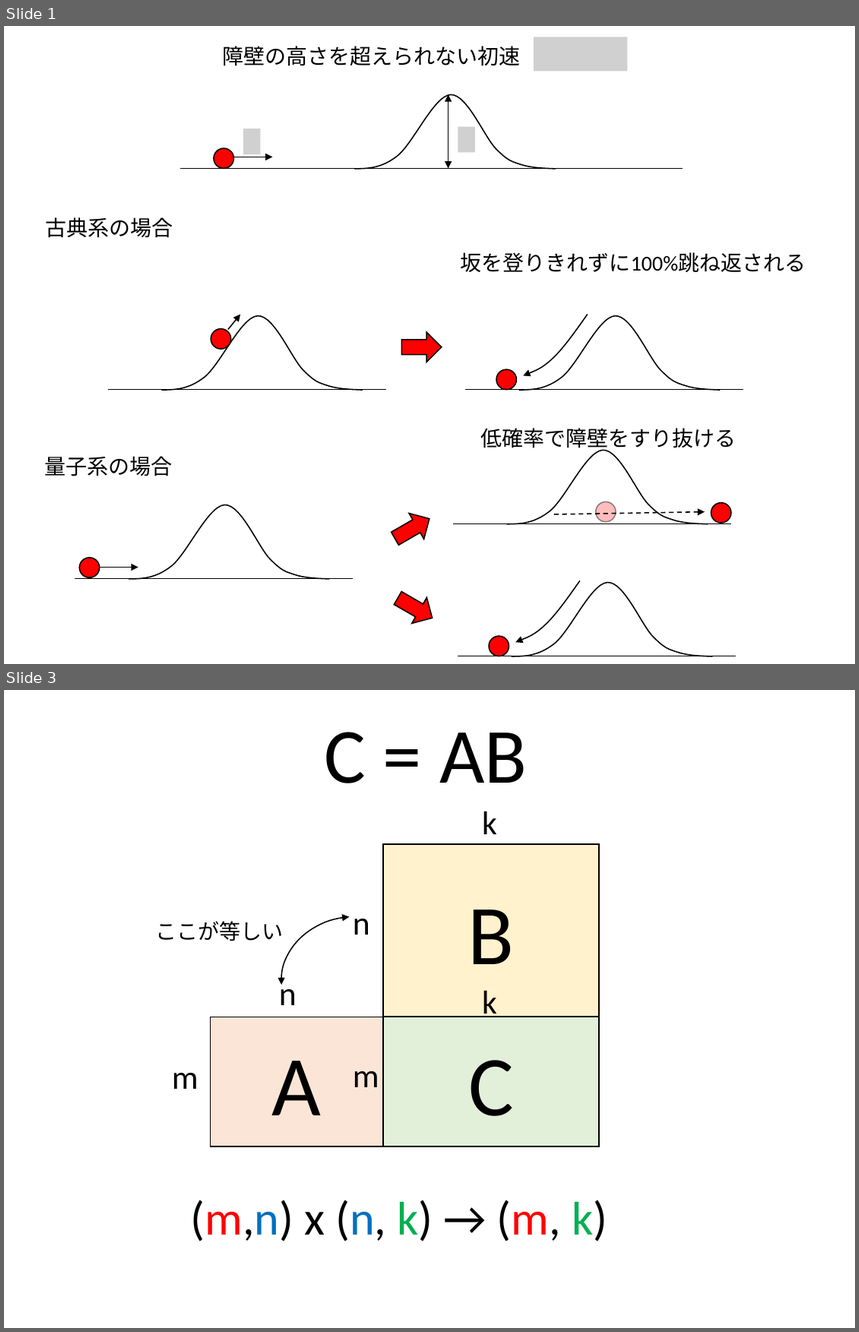
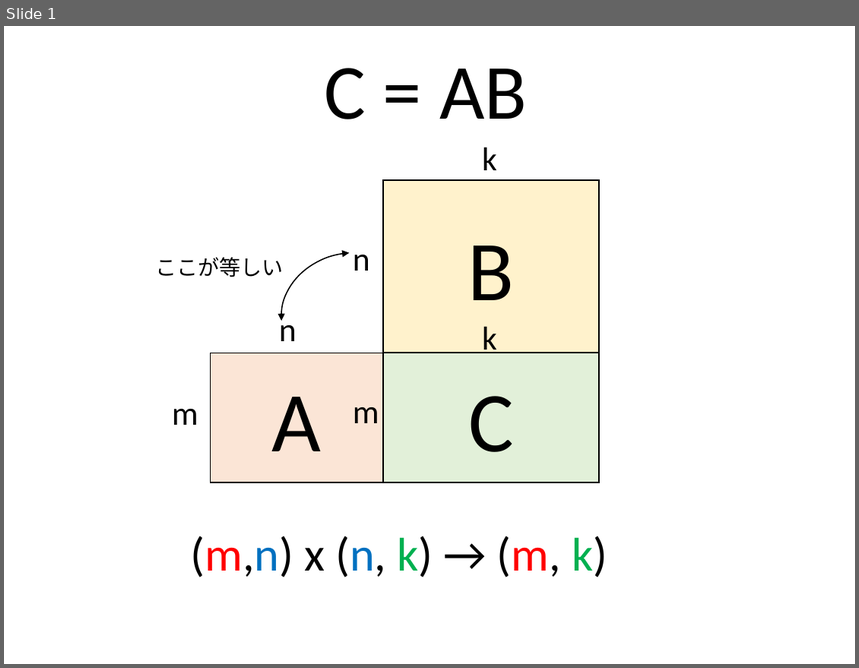
Before and after one commit to kaityo256/qiita, a slide deck: daimyo_svd/fig.pptx. Shown one above the other, each under a label of ours: slides 1 and 3 before the commit, slide 1 after it; the slides between them are not shown. The pictures are 859x1332 and 859x668 pixels, drawn with LibreOffice and Linux fonts; fonts in the diff are those of the drawing; grey boxes stand for pictures. Boxes give left, top, right and bottom in pixels: in the first picture for what was removed or moved away, otherwise in the second. Text is boxed around its words. In the diff, an @@ line names an element or a change of style, - is before the commit and + after.

```diff
--- a/daimyo_svd/fig.pptx
+++ b/daimyo_svd/fig.pptx
@@ slide 1 removed at bbox=[4, 26, 855, 664], background #FFFFFF @@
@@ text removed at bbox=[222, 46, 520, 66] @@
-障壁の高さを超えられない初速
@@ picture removed at bbox=[534, 37, 627, 71] @@
@@ freeform shape removed at bbox=[354, 95, 556, 169] @@
@@ double arrow removed from (449, 95) to (449, 168) @@
@@ picture removed at bbox=[243, 129, 260, 154] @@
@@ picture removed at bbox=[458, 126, 474, 152] @@
@@ ellipse removed at bbox=[214, 148, 234, 169] @@
@@ arrow removed from (234, 157) to (273, 157) @@
@@ line removed from (180, 168) to (683, 168) @@
@@ text removed at bbox=[46, 218, 173, 238] @@
-古典系の場合
@@ text removed at bbox=[461, 252, 807, 272] @@
-坂を登りきれずに100%跳ね返される
@@ group removed at bbox=[108, 315, 386, 390]: 1 line, 1 freeform shape, 1 ellipse, 1 arrow @@
@@ group removed at bbox=[465, 315, 743, 390]: 2 freeform shapes, 1 line, 1 ellipse @@
@@ right arrow removed at bbox=[401, 332, 442, 362] @@
@@ text removed at bbox=[481, 428, 736, 452] @@
-低確率で障壁をすり抜ける
@@ text removed at bbox=[44, 456, 172, 477] @@
-量子系の場合
@@ right arrow removed at bbox=[387, 506, 437, 551] @@
@@ group removed at bbox=[453, 451, 732, 525]: 2 ellipses, 1 line, 1 freeform shape, 1 arrow @@
@@ group removed at bbox=[75, 506, 353, 579]: 1 line, 1 freeform shape, 1 ellipse, 1 arrow @@
@@ right arrow removed at bbox=[391, 586, 440, 632] @@
@@ group removed at bbox=[458, 581, 736, 657]: 2 freeform shapes, 1 line, 1 ellipse @@
@@ what was slide 3 is now slide 1 @@
```
Also in this commit, not shown: 1 slide changed, 1 slide added, 1 other slide removed, 1 other file.
